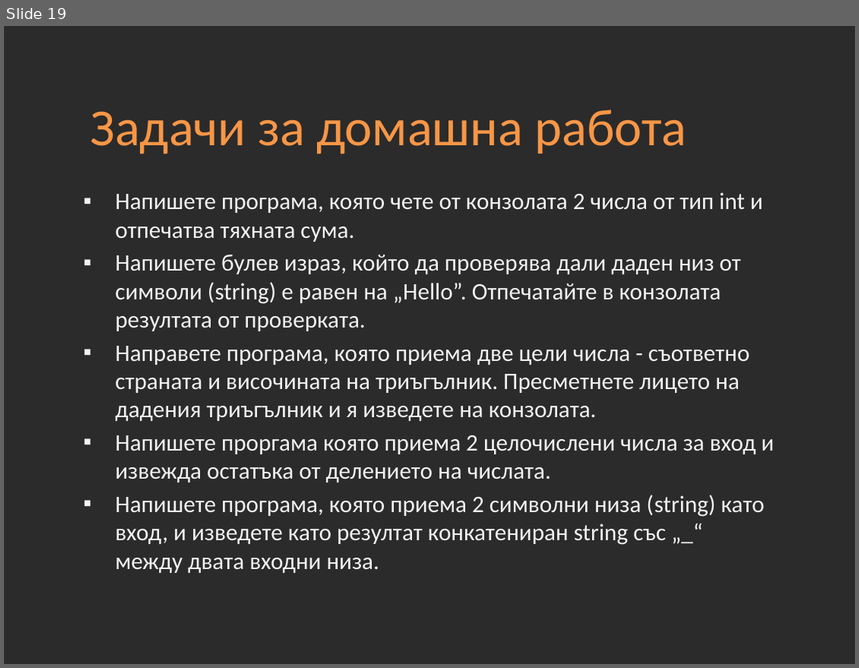
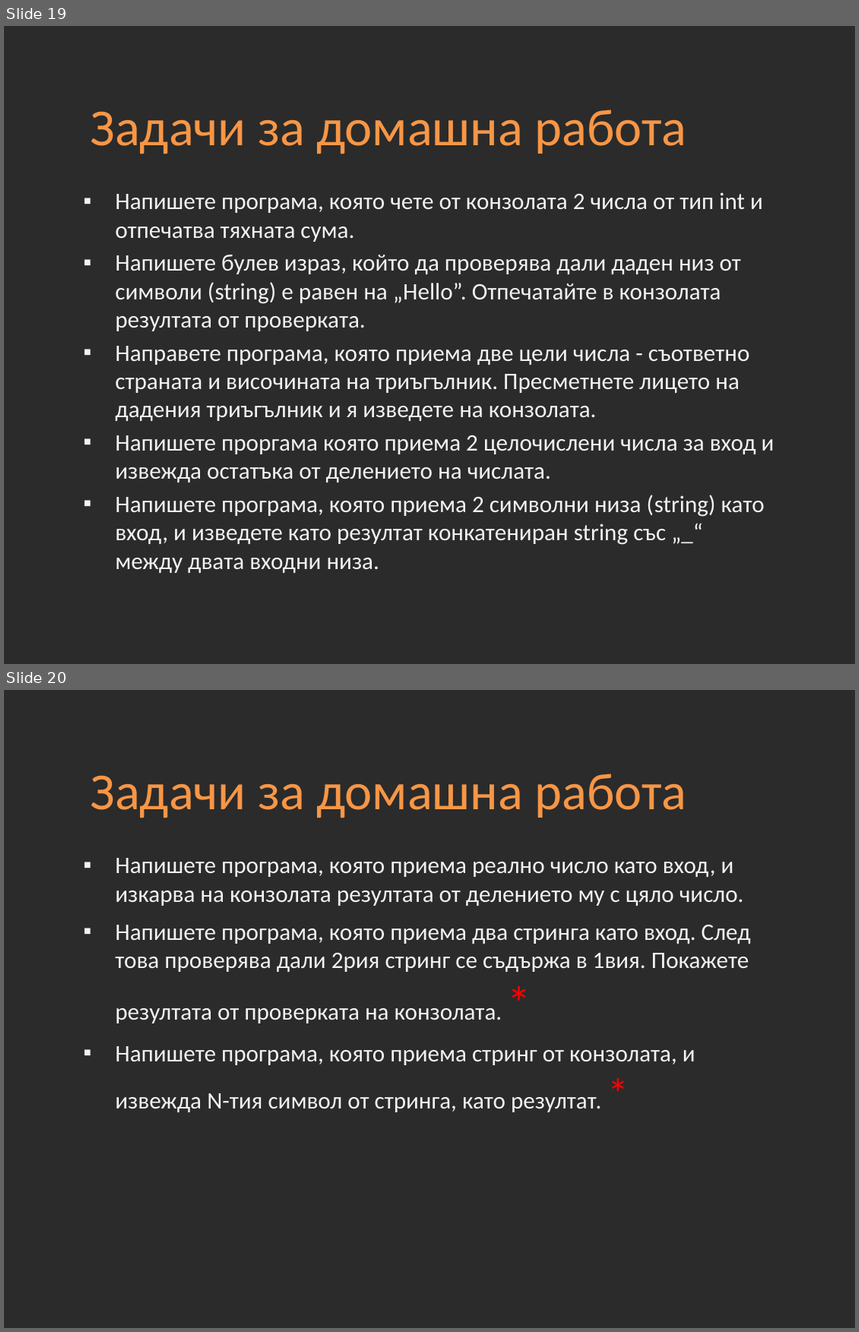
Before and after one commit to Academy-Soft-Intellect/Programming-Introduction-Course, a slide deck: 04-Data-Types.pptx. Shown one above the other, each under a label of ours: slide 19 before the commit, slides 19 and 20 after it. The pictures are 859x668 and 859x1332 pixels, drawn with LibreOffice and Linux fonts; fonts in the diff are those of the drawing; background and template pictures are left out; a plain dark background stands for a picture behind light text. Boxes give left, top, right and bottom in pixels: in the first picture for what was removed or moved away, otherwise in the second. Text is boxed around its words. In the diff, an @@ line names an element or a change of style, - is before the commit and + after.

```diff
--- a/04-Data-Types.pptx
+++ b/04-Data-Types.pptx
@@ slide 20 added at (4, 690, 855, 1328), background picture (left out) @@
@@ title added at (91, 774, 687, 818), 44 pt, text #F79646 @@
+Задачи за домашна работа
@@ text added at (115, 858, 751, 1113), 20 pt, text #F2F2F2 @@
+▪ Напишете програма, която приема реално число като вход, и изкарва на конзолата резултата от делението му с цяло число.
+▪ Напишете програма, която приема два стринга като вход. След това проверява дали 2рия стринг се съдържа в 1вия. Покажете резултата от проверката на конзолата. *
+▪ Напишете програма, която приема стринг от конзолата, и извежда N-тия символ от стринга, като резултат. *
```
Also in this commit, not shown: 1 other file.
